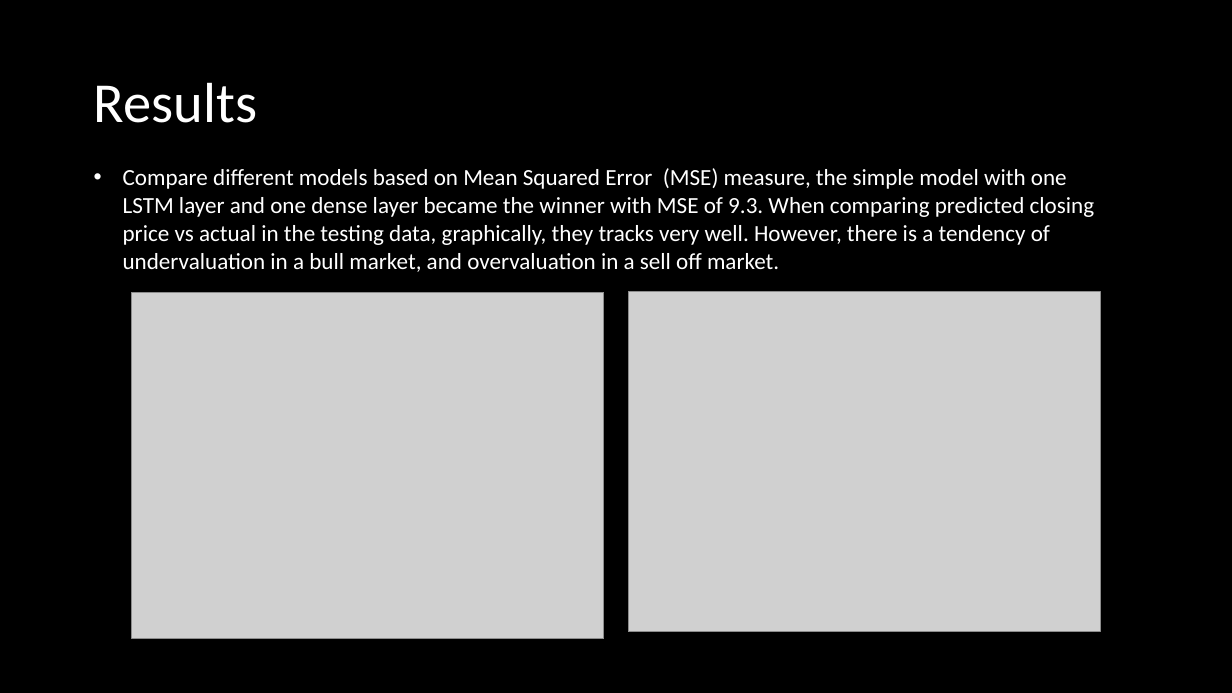
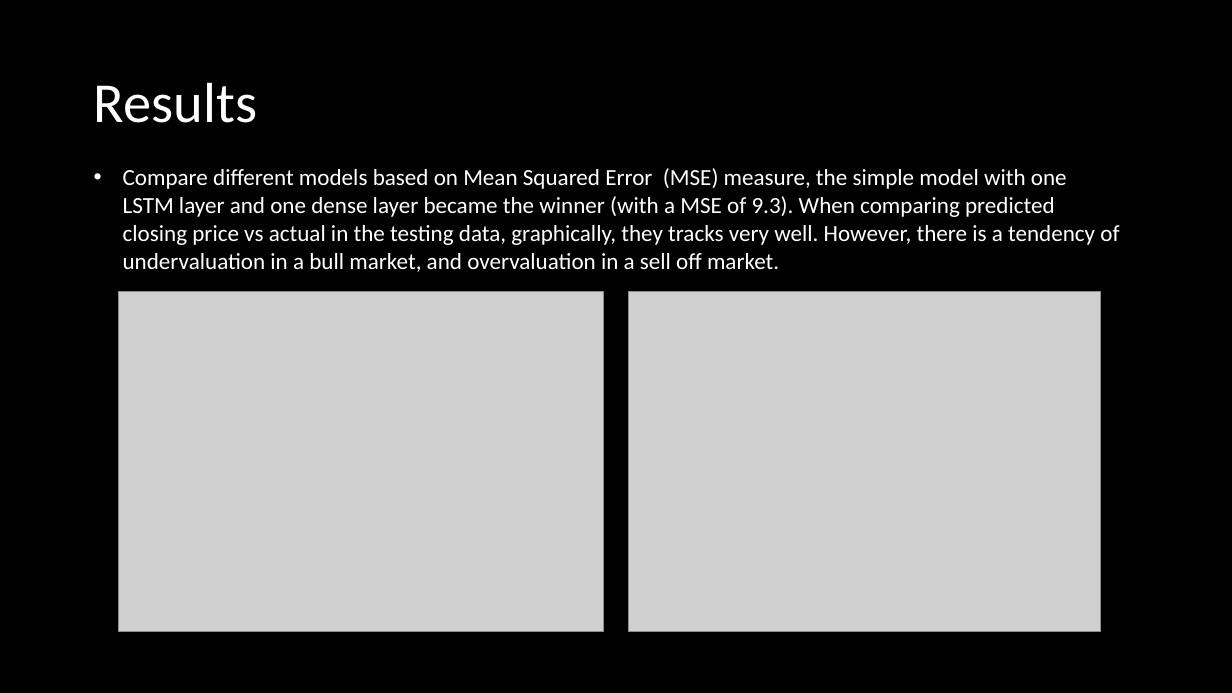
Before and after one commit to alexxlu/Project4, a slide deck: slide 5 of Stock Price prediction.pptx. Drawn at 1232x693 pixels with LibreOffice and Linux fonts; fonts in the diff are those of the drawing; grey boxes stand for pictures. Boxes give left, top, right and bottom in pixels: in the first picture for what was removed or moved away, otherwise in the second. Text is boxed around its words. In the diff, an @@ line names an element or a change of style, - is before the commit and + after.

```diff
--- a/Stock Price prediction.pptx
+++ b/Stock Price prediction.pptx
@@ text at (x1=123, y1=168, x2=1119, y2=272): text changed @@
-• Compare different models based on Mean Squared Error (MSE) measure, the simple model with one LSTM layer and one dense layer became the winner with MSE of 9.3. When comparing predicted closing price vs actual in the testing data, graphically, they tracks very well. However, there is a tendency of undervaluation in a bull market, and overvaluation in a sell off market.
+• Compare different models based on Mean Squared Error (MSE) measure, the simple model with one LSTM layer and one dense layer became the winner (with a MSE of 9.3). When comparing predicted closing price vs actual in the testing data, graphically, they tracks very well. However, there is a tendency of undervaluation in a bull market, and overvaluation in a sell off market.
@@ picture resized from (x1=132, y1=292, x2=604, y2=639) to (x1=118, y1=292, x2=604, y2=632) @@
```
Also in this commit, not shown: 5 other slides changed, 1 slide added, 4 other files.
